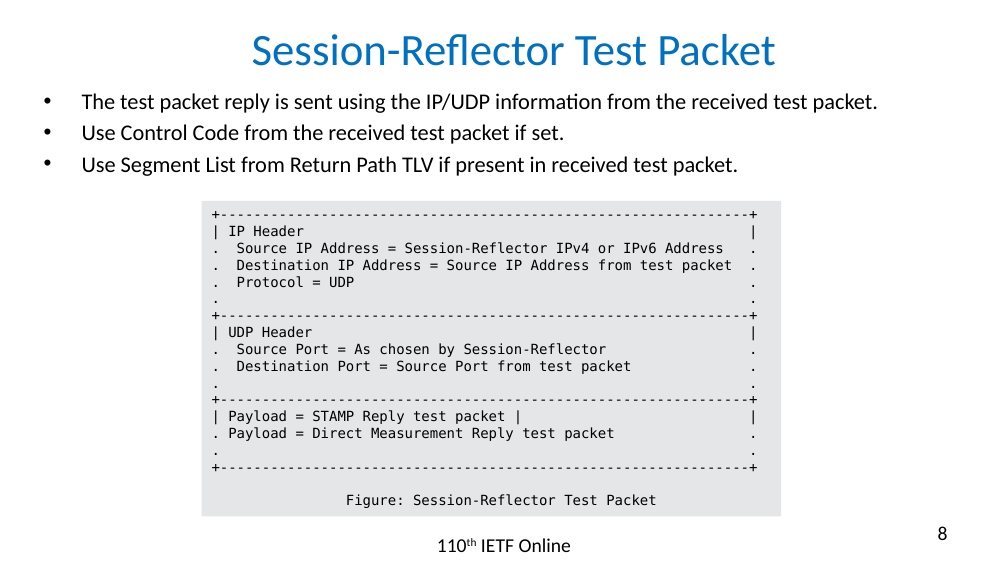
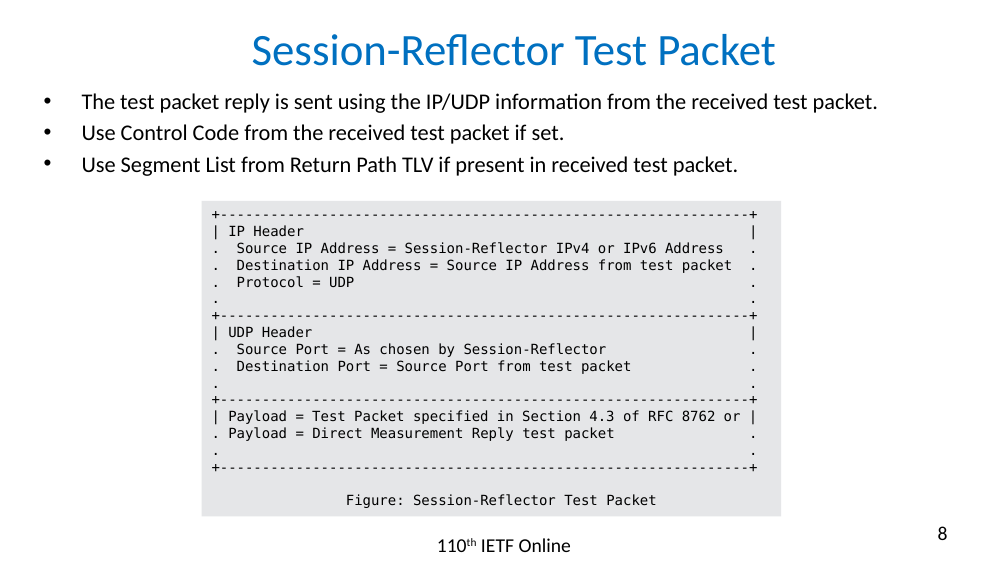
Before and after one commit to rakgandhi/ietf-slides, a slide deck: slide 8 of draft-gandhi-spring-stamp-srpm-04.pptx. Drawn at 1008x567 pixels with LibreOffice and Linux fonts; fonts in the diff are those of the drawing. Boxes give left, top, right and bottom in pixels: in the first picture for what was removed or moved away, otherwise in the second. Text is boxed around its words. In the diff, an @@ line names an element or a change of style, - is before the commit and + after.

```diff
--- a/draft-gandhi-spring-stamp-srpm-04.pptx
+++ b/draft-gandhi-spring-stamp-srpm-04.pptx
@@ text in rectangle at [228,410,741,424]: text changed @@
-| Payload = STAMP Reply test packet | |
+| Payload = Test Packet specified in Section 4.3 of RFC 8762 or |
```
Also in this commit, not shown: 2 other slides changed, 1 other file.
